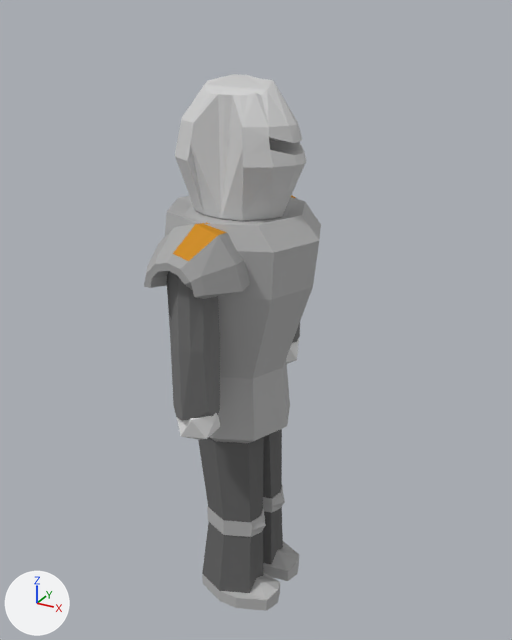
Two versions of the Blender file blender_models/dev/knight.blend, one commit apart.
Both versions are drawn from a camera (50 mm lens) standing at (4.23, -8.33, 8.88) and looking at (-0.35, 0.0, 4.72). The lights are fixed; the arrows at lower left show +X, +Y and +Z.
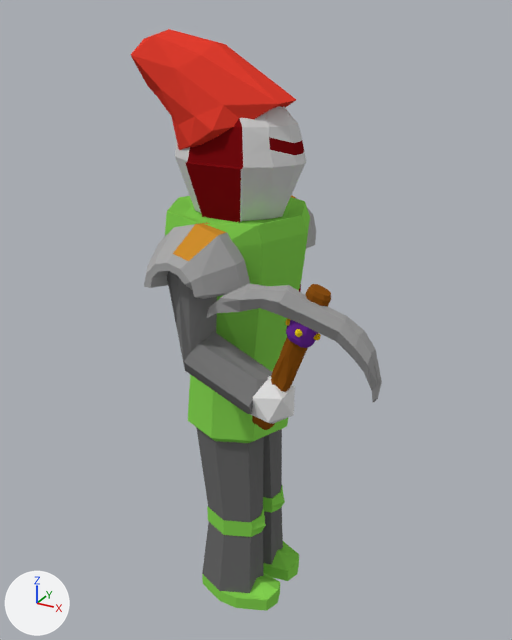
What the commit changed:
Material 'Material.009' (mat_material_009) changes colour from grey #b8b8b8 to green #86d652; in linear values from (0.477, 0.477, 0.477) to (0.239, 0.67, 0.084).
Material 'Material.006' (mat_material_006) is new.
Its base color is (0.8, 0.578, 0.0143) (yellow #e7c820).
Material 'Material.012' (mat_material_012) is new.
Its base color is (0.167, 0.029, 0.367) (purple #7230a3).
Material 'Material.013' (mat_material_013) is new.
Its base color is (0.26, 0.0815, 0.00749) (brown #8b5115).
Material 'Material.014' (mat_material_014) is new.
Its base color is (0.351, 0.351, 0.351) (grey #a0a0a0).
Material 'Material.016' (mat_material_016) is new.
Its base color is (0.8, 0.0503, 0.0303) (red #e73f31).
me_cylinder_005 is used by ob_cylinder_002; location (-0.41, -0.09, -0.07); rotation (0.0, 0.0, 3.142), in degrees (0, 0, 180); scale (0.321, 0.321, 0.983).
me_cylinder_005 had 620 vertices, 1144 faces and spanned x -3.22..3.86, y -5.48..5.24, z -0.02..8.33.
me_cylinder_005 now has 624 vertices, 1155 faces and spans x -4.03..3.86, y -5.48..5.24, z -0.02..8.33.
Part 1, on me_cylinder_005:
19 vertices are removed from x -0.31..1.45, y 2.65..4.8, z 3.45..4.07.
49 faces are deleted.
4 vertices in x -3.22..-2.13, y -2.29..1.91, z 5.57..6.25 move by (0.63, -0.19, 0.07).
21 vertices move from x -2.28..1.36, y -2.44..4.81, z 3.91..8.28 to x -3.1..0.79, y -2.64..4.66, z 4.53..8.2.
23 vertices are added at x -4.03..1.85, y 1.35..4.65, z 4.04..7.25.
20 new faces join them, mat_material_011 (white #e7e7e7).
29 new faces join them, mat_material_003 (grey #7d7d7d).
9 new faces join them, mat_material_002 (red #7d0d12).
2 new faces join them, mat_material_008 (light grey #d1d1d1).
Mesh me_icosphere is new.
It is an icosphere of 20 faces spanning x -0.89..0.89, y -0.85..0.85, z -1.0..1.0.
It uses material mat_material_006 (yellow #e7c820).
Mesh me_cylinder_001 is new.
It has 33 vertices, 24 faces and spans x 17.84..23.43, y -259.34..-252.06, z 16.74..24.65.
It uses material mat_material_012 (purple #7230a3).
Mesh me_cylinder is new.
It has 77 vertices, 68 faces and spans x -2.2..2.3, y -2.7..3.2, z -28.6..12.7.
It uses material mat_material_013 (brown #8b5115).
Mesh me_cube is new.
It has 74 vertices, 73 faces and spans x -1.2..1.6, y -13.4..13.0, z -8.7..1.3.
It uses material mat_material_014 (grey #a0a0a0).
Mesh me_cylinder_000 is new.
It has 42 vertices, 80 faces and spans x -1.85..5.15, y -2.3..2.01, z 7.2..8.86.
It uses material mat_material_016 (red #e73f31).
Object 'Icosphere' (ob_icosphere) is new; it shows me_icosphere.
Its location is (1.01, -1.43, 5.38).
Its rotation in degrees is (-21, 3.2, -82).
Its scale is (0.0534, 0.0534, 0.0534).
Object 'Cylinder.001' (ob_cylinder_001) is new; it shows me_cylinder_001.
Its location is (13.06, 1.96, -0.36).
Its rotation in degrees is (-21, 3.2, -82).
Its scale is (0.0534, 0.0534, 0.0534).
Object 'Cylinder' (ob_cylinder) is new; it shows me_cylinder.
Its location is (0.94, -1.23, 5.26).
Its rotation in degrees is (-21, 3.2, -82).
Its scale is (0.0534, 0.0534, 0.0534).
Object 'Cube' (ob_cube) is new; it shows me_cube.
Its location is (1.14, -1.36, 5.67).
Its rotation in degrees is (-21, 3.2, -82).
Its scale is (0.0879, 0.0879, 0.0879).
Object 'Cylinder.000' (ob_cylinder_000) is new; it shows me_cylinder_000.
Its location is (-0.41, -0.09, -0.07).
Its rotation in degrees is (0, 0, 180).
Its scale is (0.321, 0.321, 0.983).

Pixel boxes (x1, y1, x2, y2) of what changed, in the pictures (512 x 640 px; the box of a moved part takes in the faces that stretch with it):
'Cylinder.002', recoloured, reshaped (grey to green)
    before: (144, 74, 321, 611)
    after: (144, 106, 316, 611)
'Cylinder.000', added (red)
    after: (131, 29, 296, 150)
'Cube', added
    after: (207, 284, 382, 402)
'Cylinder', added (brown)
    after: (252, 284, 331, 430)
'Cylinder.001', added (purple)
    after: (286, 315, 318, 348)
'Icosphere', added
    after: (295, 329, 302, 337)
part 1 of me_cylinder_005, moved or reshaped
    before: (167, 79, 321, 440)
    after: (167, 106, 310, 424)
